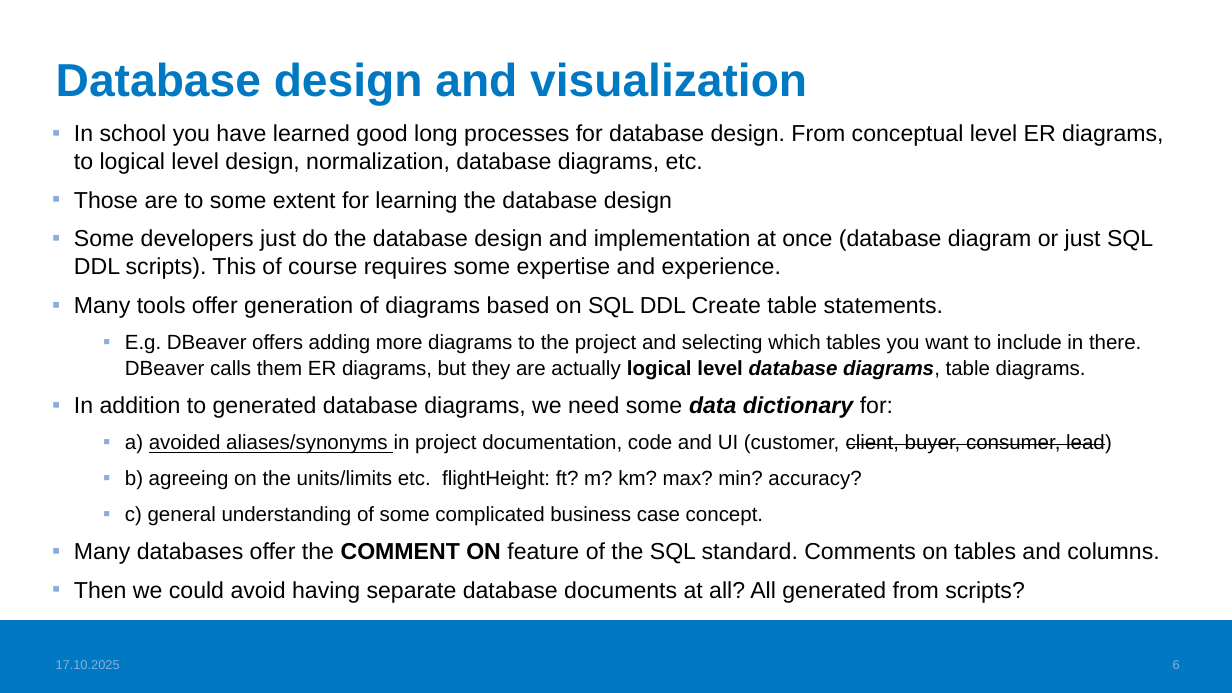
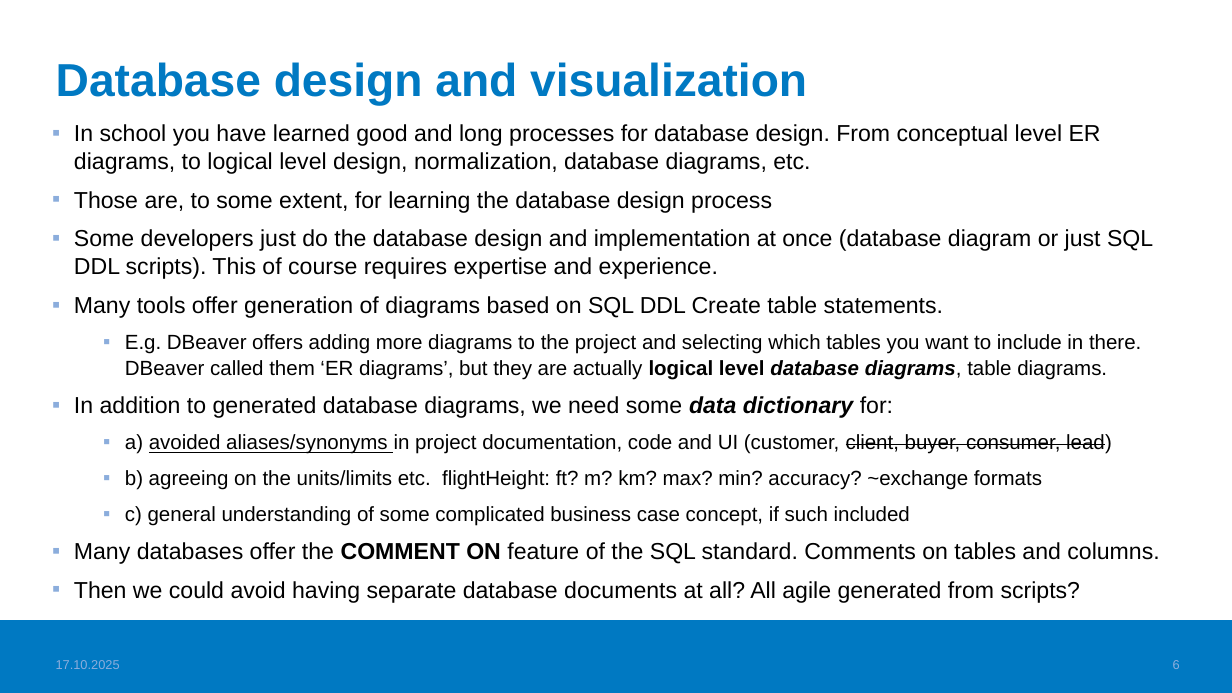
Before and after one commit to valju/share, a slide deck: slide 6 of 06_architectures_patterns_documentation/documentation_principles_for_sw_projects.pptx. Drawn at 1232x693 pixels with LibreOffice and Linux fonts; fonts in the diff are those of the drawing; background and template pictures are left out. Boxes give left, top, right and bottom in pixels: in the first picture for what was removed or moved away, otherwise in the second. Text is boxed around its words. In the diff, an @@ line names an element or a change of style, - is before the commit and + after.

```diff
--- a/06_architectures_patterns_documentation/documentation_principles_for_sw_projects.pptx
+++ b/06_architectures_patterns_documentation/documentation_principles_for_sw_projects.pptx
@@ text at (74, 124, 1153, 279): text changed @@
-▪ In school you have learned good long processes for database design. From conceptual level ER diagrams, to logical level design, normalization, database diagrams, etc.
-▪ Those are to some extent for learning the database design
-▪ Some developers just do the database design and implementation at once (database diagram or just SQL DDL scripts). This of course requires some expertise and experience.
+▪ In school you have learned good and long processes for database design. From conceptual level ER diagrams, to logical level design, normalization, database diagrams, etc.
+▪ Those are, to some extent, for learning the database design process
+▪ Some developers just do the database design and implementation at once (database diagram or just SQL DDL scripts). This of course requires expertise and experience.
@@ text at (125, 334, 1141, 380): text changed @@
-  ▪ E.g. DBeaver offers adding more diagrams to the project and selecting which tables you want to include in there. DBeaver calls them ER diagrams, but they are actually logical level database diagrams, table diagrams.
+  ▪ E.g. DBeaver offers adding more diagrams to the project and selecting which tables you want to include in there. DBeaver called them ‘ER diagrams’, but they are actually logical level database diagrams, table diagrams.
@@ text at (125, 470, 1042, 526): text changed @@
-  ▪ b) agreeing on the units/limits etc. flightHeight: ft? m? km? max? min? accuracy?
-  ▪ c) general understanding of some complicated business case concept.
+  ▪ b) agreeing on the units/limits etc. flightHeight: ft? m? km? max? min? accuracy? ~exchange formats
+  ▪ c) general understanding of some complicated business case concept, if such included
@@ text at (74, 581, 1081, 603): text changed @@
-▪ Then we could avoid having separate database documents at all? All generated from scripts?
+▪ Then we could avoid having separate database documents at all? All agile generated from scripts?
```
Also in this commit, not shown: 6 other slides changed, 1 other file.
